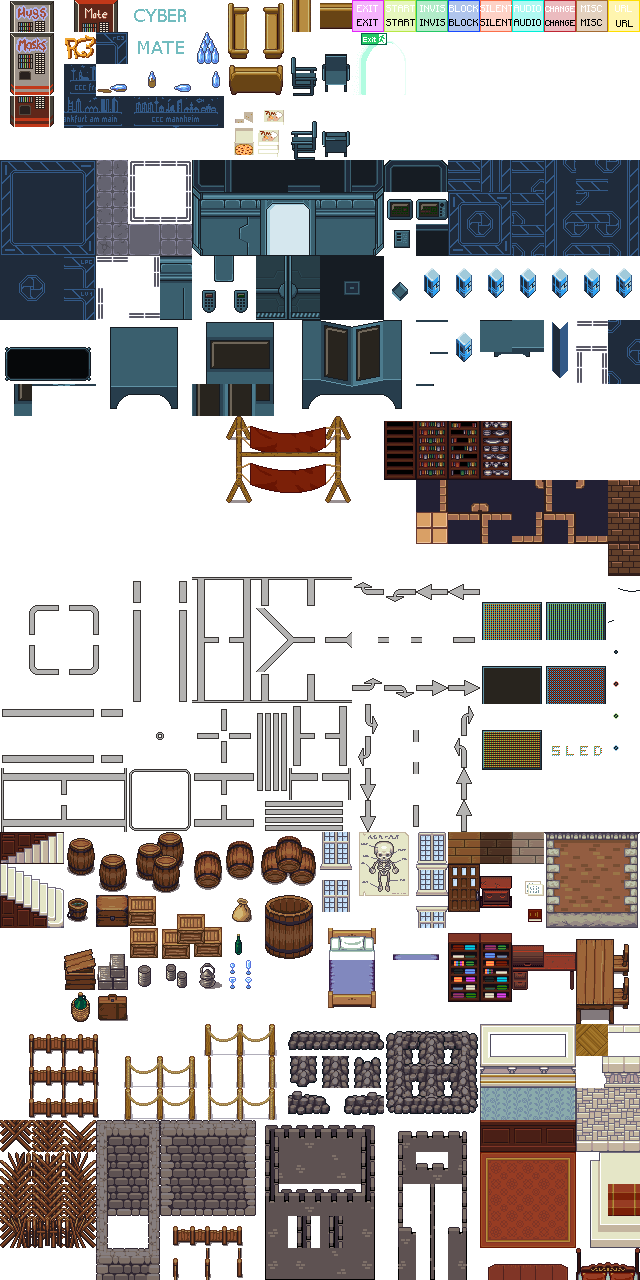
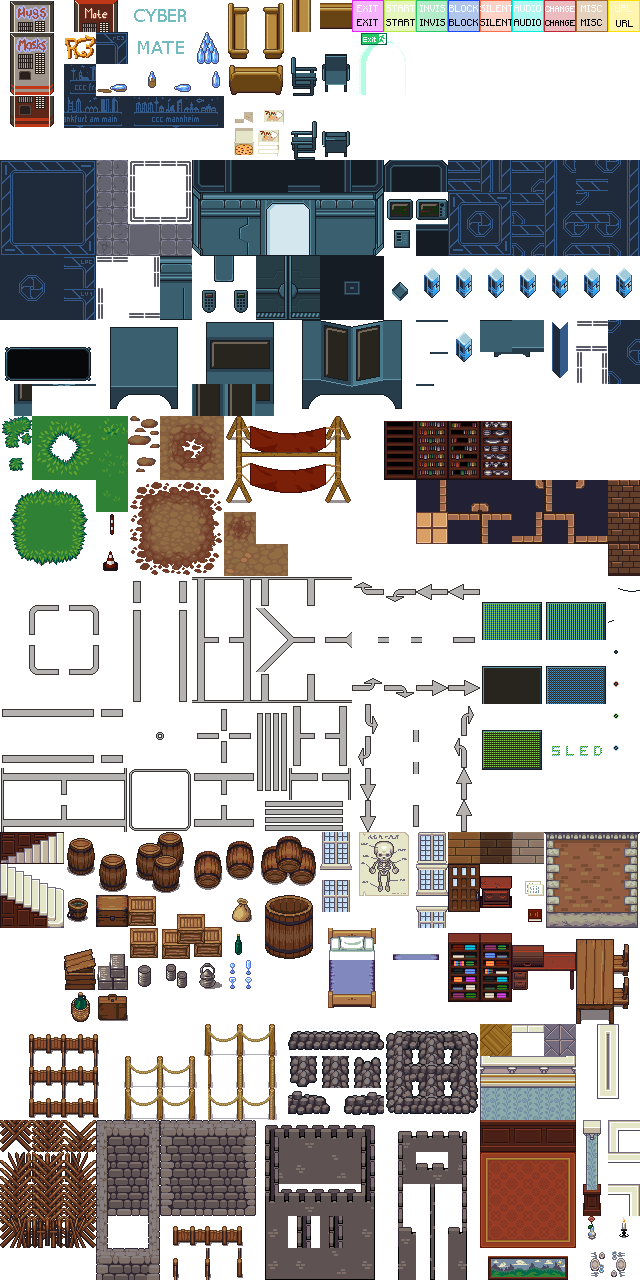
Layer changes from the first 640px x 1280px image to the second:
pixels changed over [2, 416, 640, 1280] (layer not identified)
